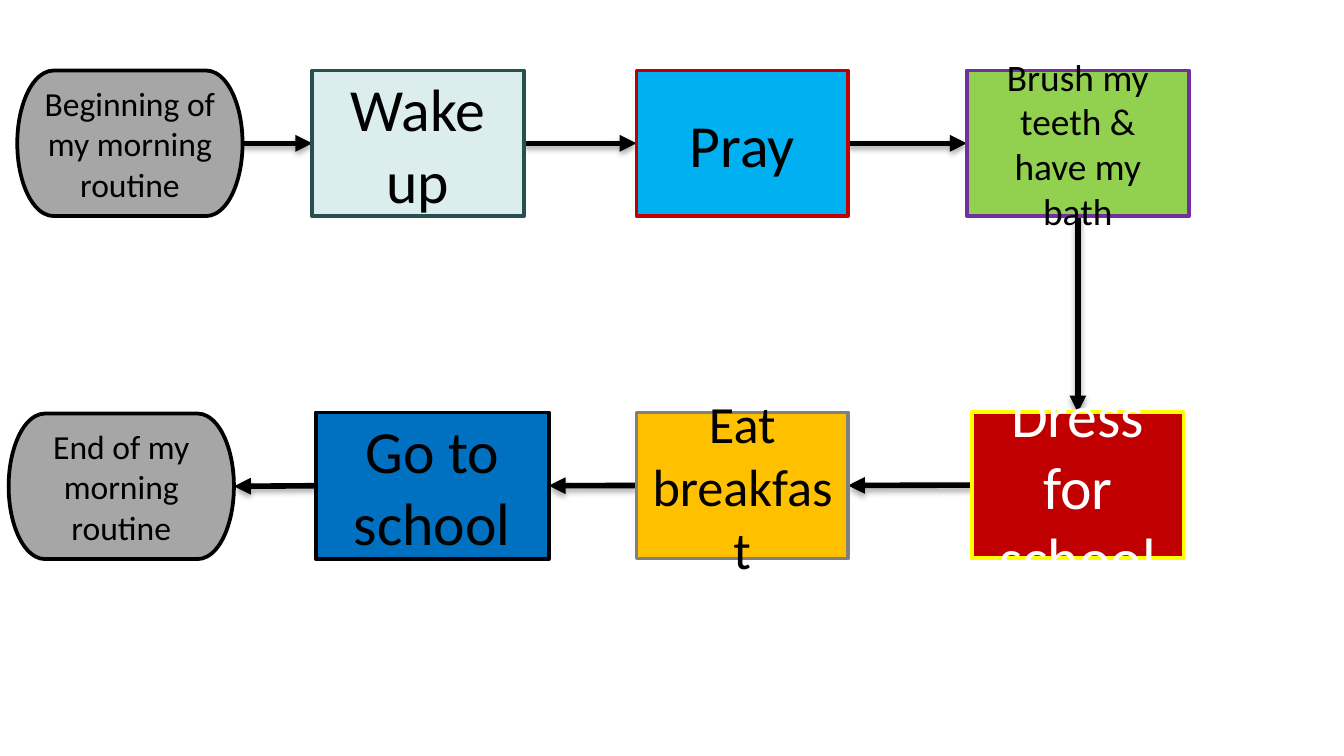
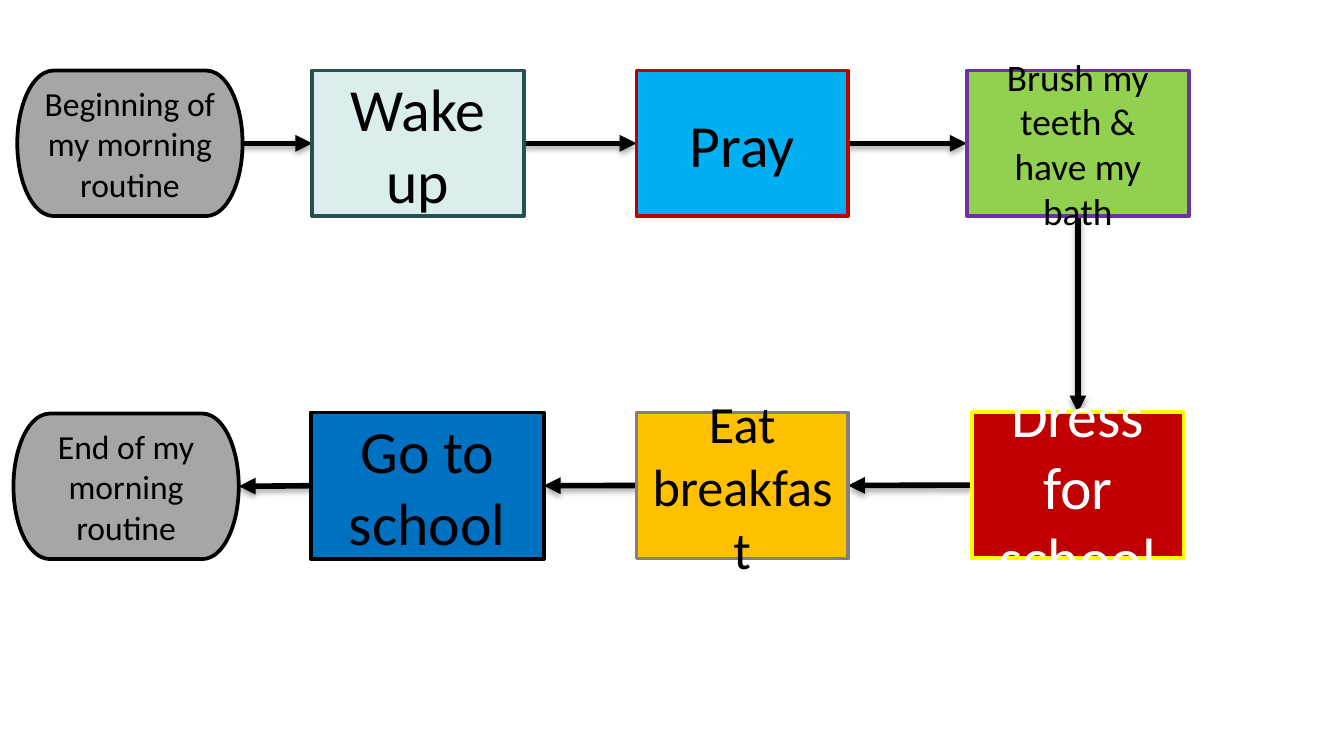
Before and after one commit to Otunara/maryamCSC102, a slide deck: slide 7 of Maryam-ShefiuAA1.pptx. Drawn at 1344x756 pixels with LibreOffice and Linux fonts; fonts in the diff are those of the drawing; background and template pictures are left out. Boxes give left, top, right and bottom in pixels: in the first picture for what was removed or moved away, otherwise in the second. Text is boxed around its words. In the diff, an @@ line names an element or a change of style, - is before the commit and + after.

```diff
--- a/Maryam-ShefiuAA1.pptx
+++ b/Maryam-ShefiuAA1.pptx
@@ pill shape "End of my morning routine": place and size @@
-pill shape "End of my morning routine" at box(8, 414, 234, 559)
+pill shape "End of my morning routine" at box(13, 414, 239, 559)
@@ rectangle "Go to school": place and size @@
-rectangle "Go to school" at box(316, 413, 548, 559)
+rectangle "Go to school" at box(310, 413, 543, 559)
@@ arrow moved from (316, 485) - (234, 487) to (310, 485) - (239, 487) @@
@@ arrow moved from (637, 485) - (548, 485) to (637, 485) - (544, 485) @@
```
Also in this commit, not shown: 1 other slide changed, 1 slide added, 1 slide removed.
